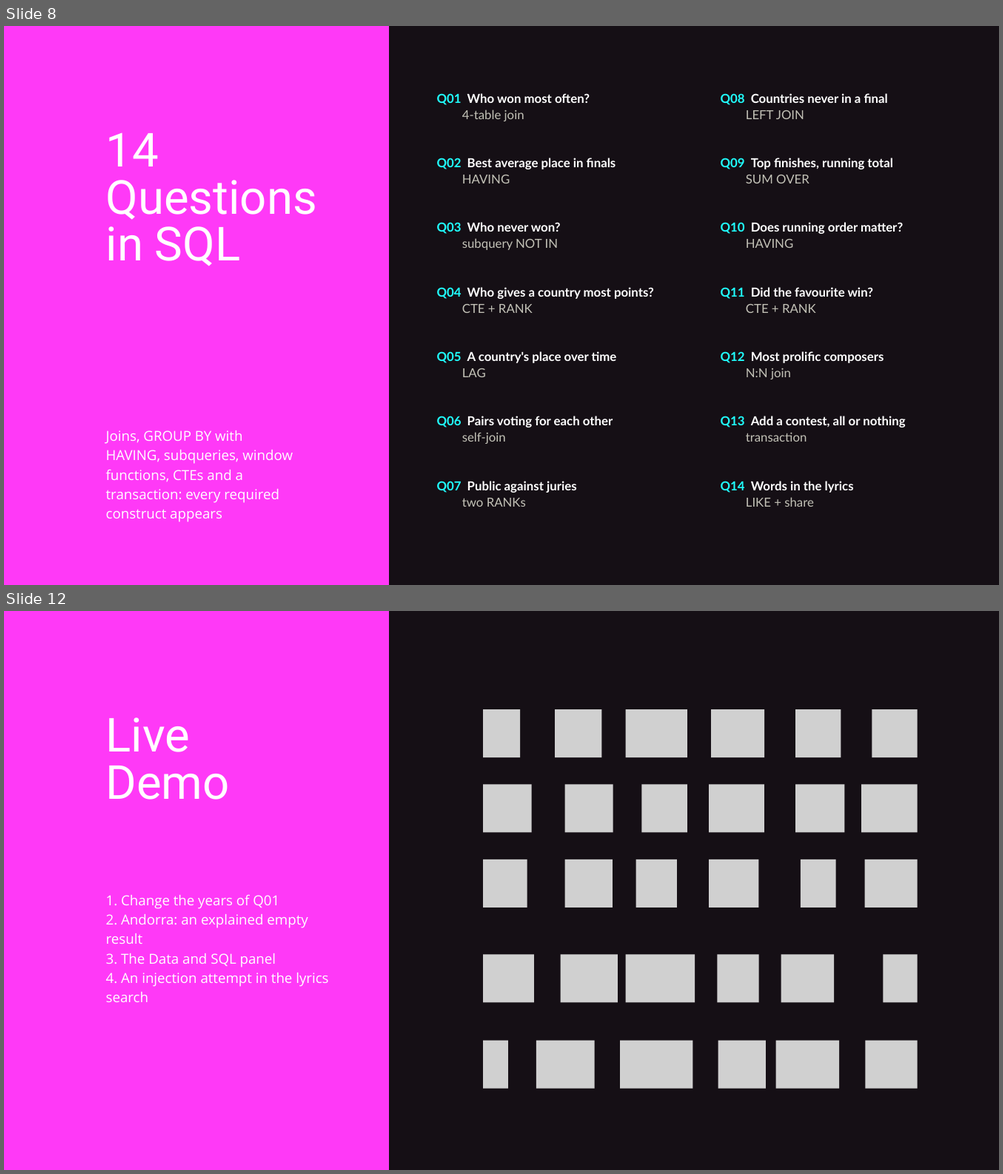
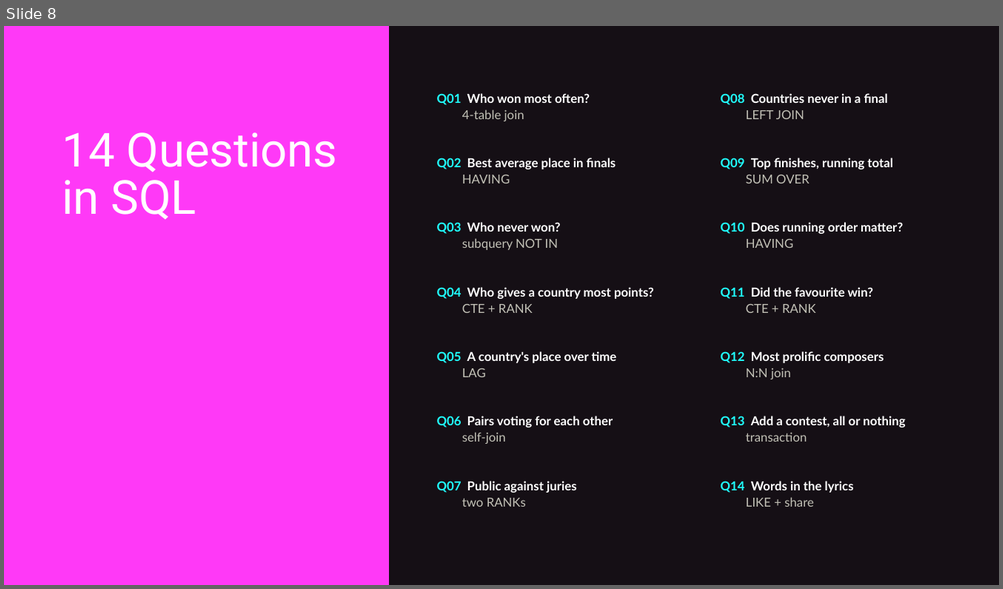
Before and after one commit to kkerekes-2005/Information_Technology_Project_Eurovision, a slide deck: docs/eurovision-presentation.pptx. Shown one above the other, each under a label of ours: slides 8 and 12 before the commit, slide 8 after it; the slides between them are not shown. The pictures are 1003x1174 and 1003x589 pixels, drawn with LibreOffice and Linux fonts; fonts in the diff are those of the drawing; grey boxes stand for pictures. Boxes give left, top, right and bottom in pixels: in the first picture for what was removed or moved away, otherwise in the second. Text is boxed around its words. In the diff, an @@ line names an element or a change of style, - is before the commit and + after.

```diff
--- a/docs/eurovision-presentation.pptx
+++ b/docs/eurovision-presentation.pptx
@@ slide 12 removed at box(4, 611, 999, 1170), background #150F15 @@
@@ freeform shape removed at box(4, 611, 388, 1170) @@
@@ text removed at box(106, 718, 230, 800) @@
-Live
-Demo
@@ picture removed at box(483, 709, 520, 758) @@
@@ picture removed at box(555, 709, 601, 758) @@
@@ picture removed at box(626, 709, 687, 758) @@
@@ picture removed at box(711, 709, 764, 758) @@
@@ picture removed at box(795, 709, 840, 758) @@
@@ picture removed at box(871, 709, 916, 758) @@
@@ picture removed at box(483, 785, 532, 833) @@
@@ picture removed at box(564, 785, 613, 833) @@
@@ picture removed at box(642, 785, 687, 833) @@
@@ picture removed at box(708, 785, 764, 833) @@
@@ picture removed at box(795, 785, 845, 833) @@
@@ picture removed at box(861, 785, 916, 833) @@
@@ picture removed at box(483, 860, 527, 908) @@
@@ picture removed at box(564, 860, 612, 908) @@
@@ picture removed at box(635, 860, 677, 908) @@
@@ picture removed at box(708, 860, 758, 908) @@
@@ picture removed at box(800, 860, 836, 908) @@
@@ picture removed at box(865, 860, 917, 908) @@
@@ text removed at box(106, 894, 328, 1002) @@
-1. Change the years of Q01
-2. Andorra: an explained empty result
-3. The Data and SQL panel
-4. An injection attempt in the lyrics search
@@ picture removed at box(483, 954, 534, 1003) @@
@@ picture removed at box(560, 954, 617, 1003) @@
@@ picture removed at box(626, 954, 694, 1003) @@
@@ picture removed at box(717, 954, 758, 1003) @@
@@ picture removed at box(781, 954, 834, 1003) @@
@@ picture removed at box(882, 954, 917, 1003) @@
@@ picture removed at box(483, 1041, 508, 1089) @@
@@ picture removed at box(536, 1041, 595, 1089) @@
@@ picture removed at box(620, 1041, 692, 1089) @@
@@ picture removed at box(718, 1041, 766, 1089) @@
@@ picture removed at box(776, 1041, 839, 1089) @@
@@ picture removed at box(865, 1041, 916, 1089) @@
@@ slide 8 changed as well @@
@@ text "14 Questions" rewrapped from box(106, 133, 317, 266) to box(62, 133, 337, 220) @@
@@ text removed at box(106, 431, 293, 523) @@
-Joins, GROUP BY with HAVING, subqueries, window functions, CTEs and a transaction: every required construct appears
```
Also in this commit, not shown: 8 other slides changed, 3 slides added, 3 other slides removed, 38 other files.
